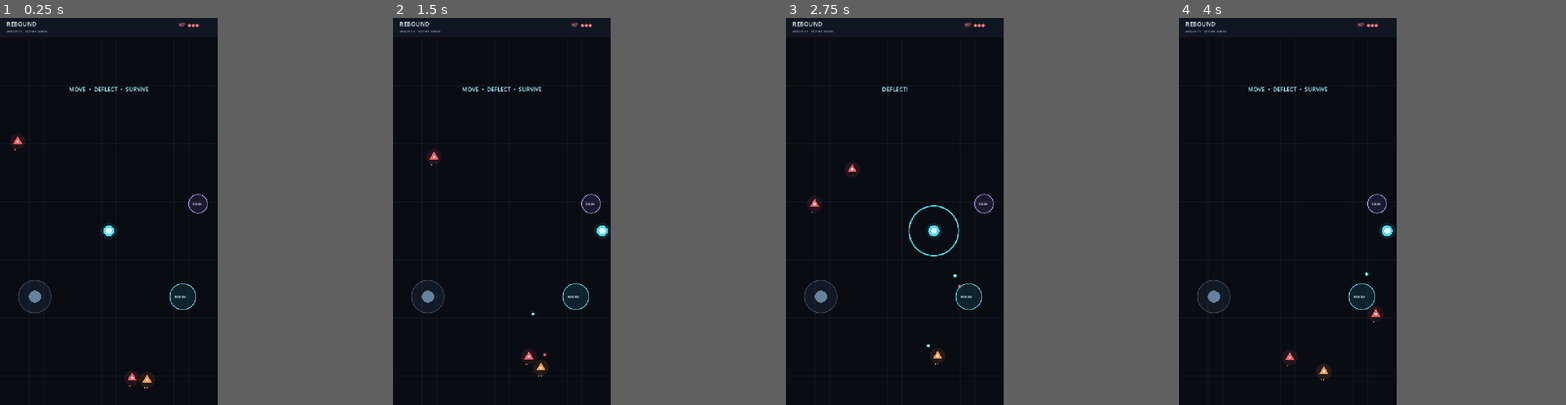
Above: before the commit, frames 1-4 (left to right).
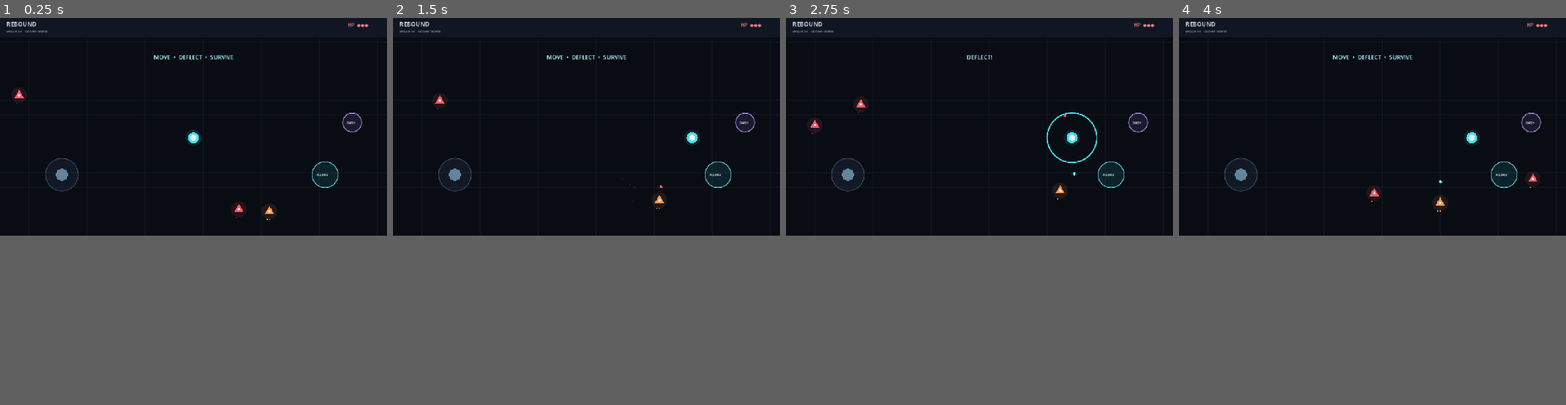
Above: after the commit, the same moments.

Repository: rifatsidik/textborn
Game: Godot game, scene res://scenes/main.tscn
The game is run twice, just before and just after one commit, with the same random seed, the same clock (stepped at 60 frames per second) and the same inputs.
Inputs (mouse positions are in pixels of both pictures, inside the frame that each line leads up to):
- Up to frame 1 (0.25 s): no input
- Up to frame 2 (1.5 s): tap Enter (ui_accept) at 0.5, 0.77 s; move the mouse to (547, 192) at 0.52 s; hold Space 0.53-1.28 s; hold Right (ui_right) from 0.53 s (still down); click (547, 192) at 0.67 s; move the mouse to (458, 230) at 1.27 s; tap Shift at 1.35 s
- Up to frame 3 (2.75 s): tap Enter (ui_accept) at 1.52 s; move the mouse to (917, 126) at 2.02 s; release Right (ui_right) at 2.03 s; hold Left (ui_left) from 2.03 s (still down); hold E from 2.03 s (still down)
- Up to frame 4 (4 s): move the mouse to (1275, 288) at 2.77 s; release Left (ui_left) at 2.78 s; release E at 2.78 s; hold Right (ui_right) from 2.78 s (still down); tap R at 2.85 s; click (1275, 288) at 2.92 s; tap Enter (ui_accept) at 3.02, 3.77 s; move the mouse to (1353, 269) at 3.52 s; hold Q from 3.53 s (still down)
In our replay, the window is 450x800 before the commit and 800x450 after it. These sizes can differ from the game's own. Grey fills any space a smaller window leaves; there, only what the larger window draws over its background counts as a difference.

The runs differ from the first frame. In frame 1, 1.7% of the frame differs, in the area x 2-98%, y 1-96%; in frame 2, 1.7%; in frame 3, 1.8%, in the area x 4-98%, y 1-93%; in frame 4, 1.7%.

Commit message:
Switch REBOUND prototype to landscape orientation

Diff:
--- a/project.godot
+++ b/project.godot
@@ -10,16 +10,16 @@
 
 [application]
 
-config/name="CRUSH//CORE"
+config/name="REBOUND"
 run/main_scene="res://scenes/main.tscn"
 config/features=PackedStringArray("4.7")
 
 [display]
 
-window/size/viewport_width=720
-window/size/viewport_height=1280
-window/size/window_width_override=450
-window/size/window_height_override=800
+window/size/viewport_width=1280
+window/size/viewport_height=720
+window/size/window_width_override=1280
+window/size/window_height_override=720
 window/stretch/mode="canvas_items"
 
 [rendering]
